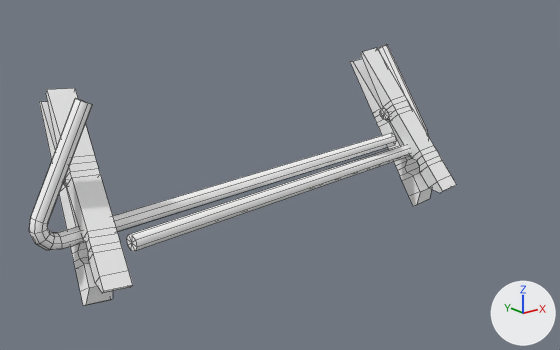
What one commit did to the FBX model Assets/Art/Models/RC_Car/Bumper/Bumper_UPG1_Model.fbx.
Camera for both pictures: a camera (50 mm lens) standing at (-0.18, -0.386, 0.135) and looking at (-0.003, -0.165, 0.047). Arrows for +X, +Y and +Z are at lower right; the lights stay in place. Mesh edges are drawn as thin lines. Where no turn or scale is listed for an object, it has been applied to the vertices.

In view in the first picture: 'Bumper_UPG1'.
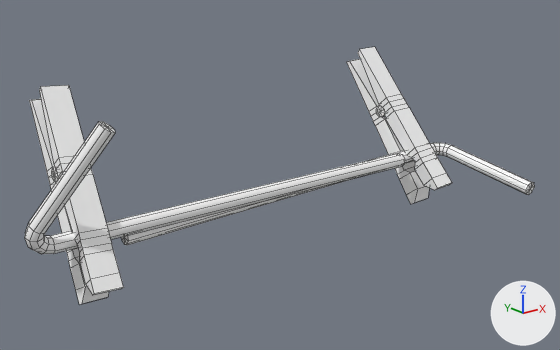
What differs and where, as boxes [x1, y1, x2, y2] in the pictures (560 x 350 px; the box of a moved part takes in the faces that stretch with it):
'Bumper_UPG1', reshaped (19% wider)
    before: [29, 44, 457, 306]
    after: [25, 47, 534, 305]
part 1 of me_mesh, moved or reshaped
    before: [350, 59, 431, 206]
    after: [29, 99, 109, 305]
part 2 of me_mesh, moved or reshaped
    before: [380, 108, 389, 120]
    after: [52, 167, 58, 182]
part 3 of me_mesh, moved or reshaped
    before: [361, 48, 457, 193]
    after: [39, 85, 123, 295]
part 4 of me_mesh, moved or reshaped
    before: [39, 101, 113, 306]
    after: [347, 59, 429, 204]
part 5 of me_mesh, moved or reshaped (not visible before)
    after: [376, 106, 385, 117]
part 6 of me_mesh, moved or reshaped
    before: [46, 88, 133, 293]
    after: [358, 47, 452, 190]
part 7 of me_mesh, moved or reshaped
    before: [29, 98, 397, 250]
    after: [25, 121, 405, 254]
part 8 of me_mesh, moved or reshaped
    before: [127, 44, 429, 251]
    after: [121, 143, 534, 245]

The edits, one by one:
me_mesh has 320 vertices, 336 faces and spans x -0.098..0.095, y -0.178..-0.124, z 0.015..0.085.
me_mesh is used by ob_bumper_upg1; location (0.0, 0.0, 0.0).
me_mesh part 1: the loose piece of 44 vertices spanning x 0.071..0.088, y -0.165..-0.124, z 0.015..0.079 is multiplied about its middle by the matrix ((0.989, 0.074, 0.125), (-0.073, 0.997, -0.014), (-0.126, 0.004, 0.992)), then moved by (-0.158, 0.001, 0.001).
me_mesh part 2: the loose piece of 18 vertices spanning x 0.073..0.084, y -0.148..-0.142, z 0.053..0.059 is moved by (-0.157, 0.001, 0.001).
me_mesh part 3: the loose piece of 44 vertices spanning x 0.071..0.088, y -0.178..-0.131, z 0.025..0.084 is multiplied about its middle by the matrix ((0.985, 0.094, 0.143), (-0.086, 0.994, -0.061), (-0.148, 0.048, 0.988)), then moved by (-0.158, 0.001, 0.0).
me_mesh part 4: the loose piece of 44 vertices spanning x -0.085..-0.069, y -0.165..-0.124, z 0.015..0.079 is multiplied about its middle by the matrix ((0.993, -0.059, -0.1), (0.067, 0.995, 0.074), (0.095, -0.081, 0.992)), then moved by (0.154, 0.0, 0.001).
me_mesh part 5: the loose piece of 18 vertices spanning x -0.081..-0.071, y -0.148..-0.142, z 0.053..0.059 is moved by (0.153, 0.001, 0.001).
me_mesh part 6: the loose piece of 44 vertices spanning x -0.085..-0.069, y -0.178..-0.131, z 0.025..0.084 is multiplied about its middle by the matrix ((0.993, -0.06, -0.1), (0.064, 0.997, 0.037), (0.097, -0.044, 0.994)), then moved by (0.154, 0.001, 0.001).
me_mesh part 7: the loose piece of 58 vertices spanning x -0.098..0.067, y -0.159..-0.153, z 0.036..0.085 is multiplied about its middle by the matrix ((0.999, 0.04, 0.024), (-0.027, 0.918, -0.395), (-0.038, 0.394, 0.918)), then moved by (-0.002, -0.011, -0.005).
me_mesh part 8: the loose piece of 50 vertices spanning x -0.07..0.095, y -0.173..-0.125, z 0.034..0.085 is multiplied about its middle by the matrix ((0.999, 0.045, 0.029), (0.052, -0.667, -0.743), (-0.014, 0.743, -0.669)), then moved by (0.006, -0.033, -0.026).
